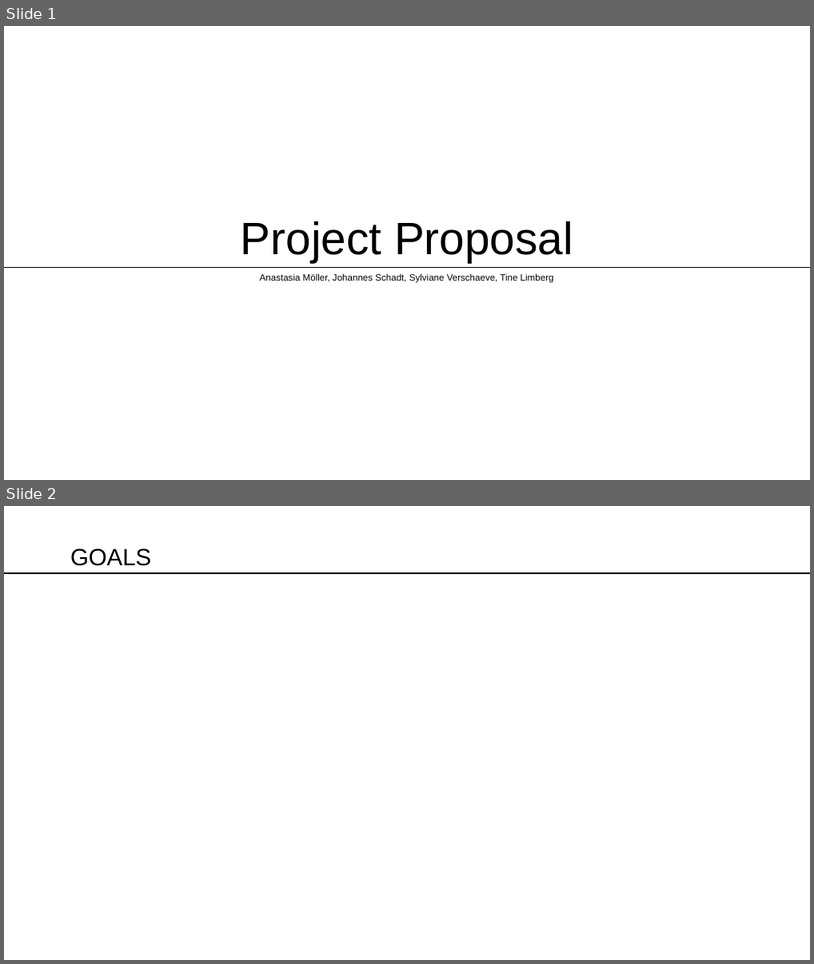
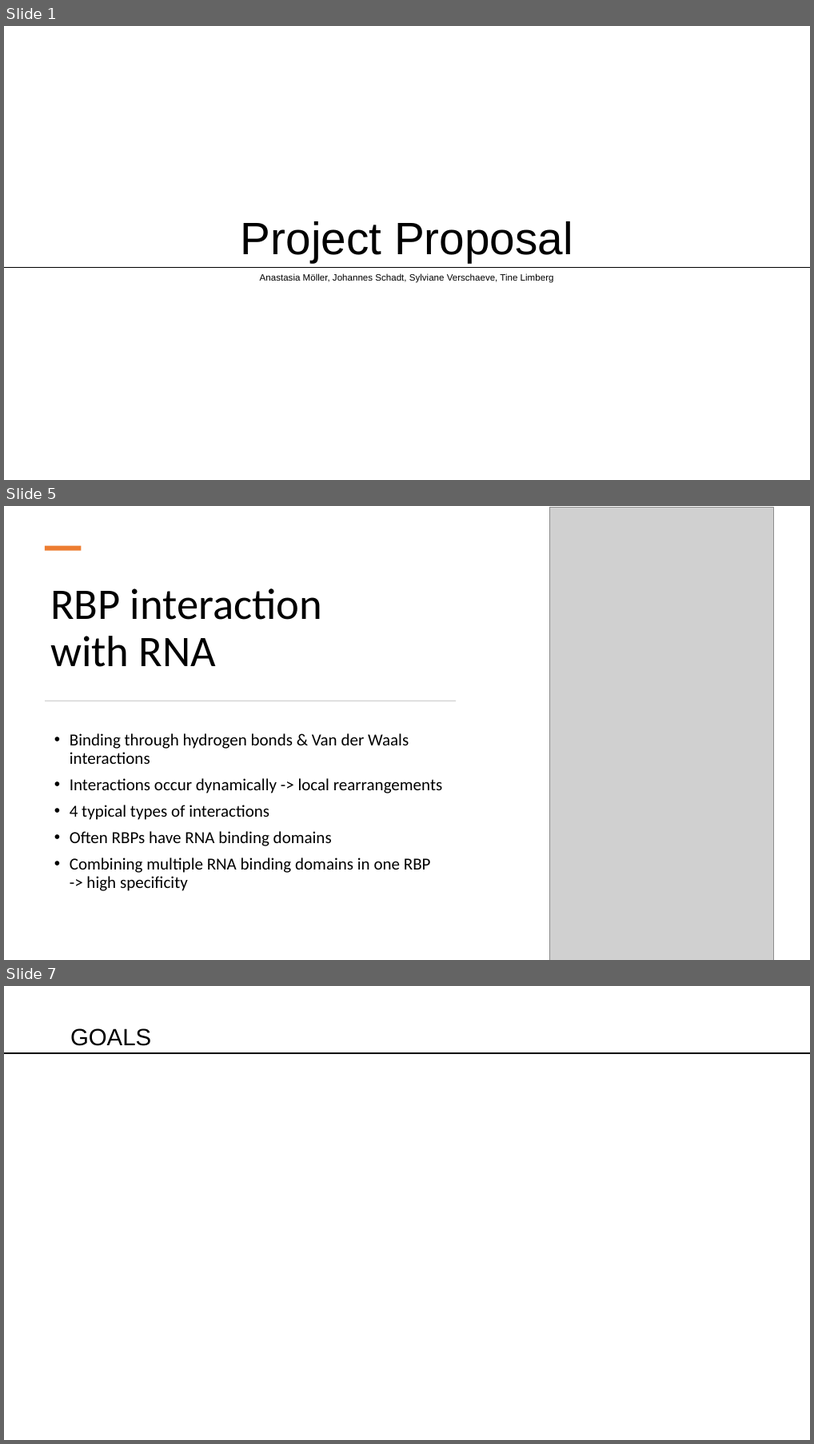
Before and after one commit to datascience-mobi-2023/topic03_team04, a slide deck: Project proposal.pptx. Shown one above the other, each under a label of ours: slides 1 and 2 before the commit, slides 1, 5 and 7 after it; the slides between them are not shown. The pictures are 814x964 and 814x1444 pixels, drawn with LibreOffice and Linux fonts; fonts in the diff are those of the drawing; grey boxes stand for pictures. Boxes give left, top, right and bottom in pixels: in the first picture for what was removed or moved away, otherwise in the second. Text is boxed around its words. In the diff, an @@ line names an element or a change of style, - is before the commit and + after.

```diff
--- a/Project proposal.pptx
+++ b/Project proposal.pptx
@@ slide 5 added at <box>4,506,810,960</box>, background #FFFFFF @@
@@ picture added at <box>550,508,774,960</box> @@
@@ rectangle added at <box>45,546,81,551</box>, fill #ED7D31 @@
@@ title added at <box>50,588,322,667</box>, 52 pt, text #000000 @@
+RBP interaction with RNA
@@ rectangle added at <box>45,700,457,701</box>, fill #D5D5D5 @@
@@ text added at <box>70,733,443,891</box>, 20 pt, text #000000 @@
+• Binding through hydrogen bonds & Van der Waals interactions
+• Interactions occur dynamically -> local rearrangements
+• 4 typical types of interactions
+• Often RBPs have RNA binding domains
+• Combining multiple RNA binding domains in one RBP -> high specificity
@@ what was slide 2 is now slide 7 @@
```
Also in this commit, not shown: 5 other slides added.
